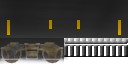
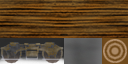
Comparing the layer stacks of the two 128 × 64 images. Changes:
showed group "USA Logwagon" (6 layers) over [0,0,128,64]
hid group "USA Tanker" (6 layers) over [0,0,128,57]
